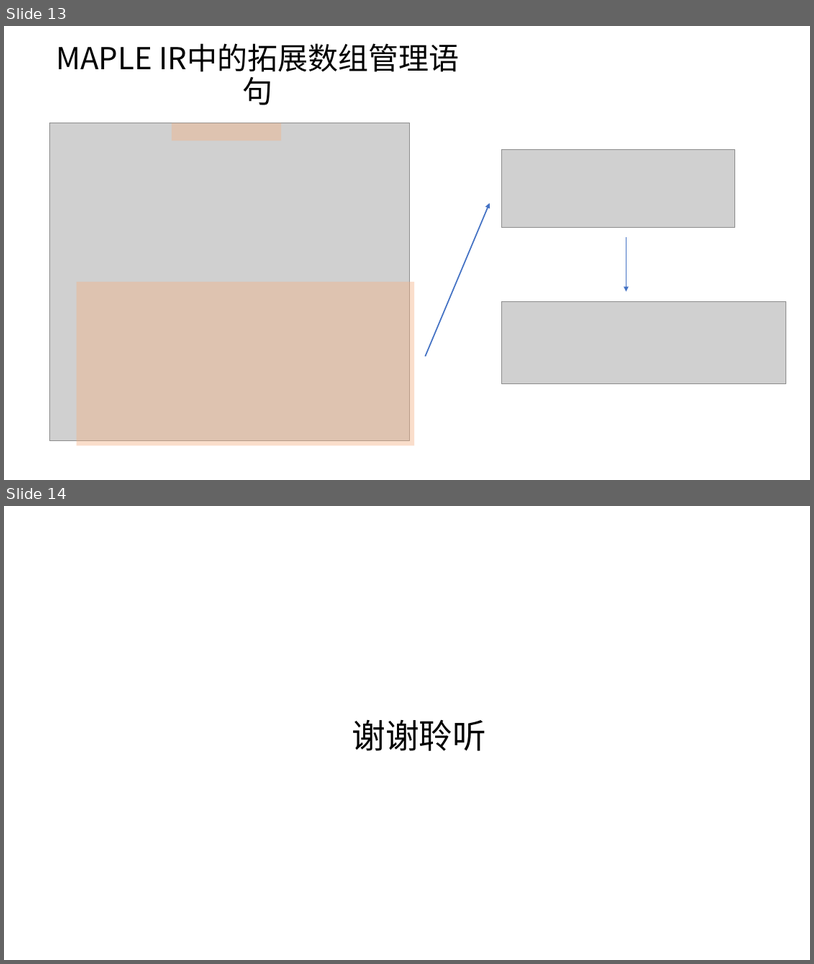
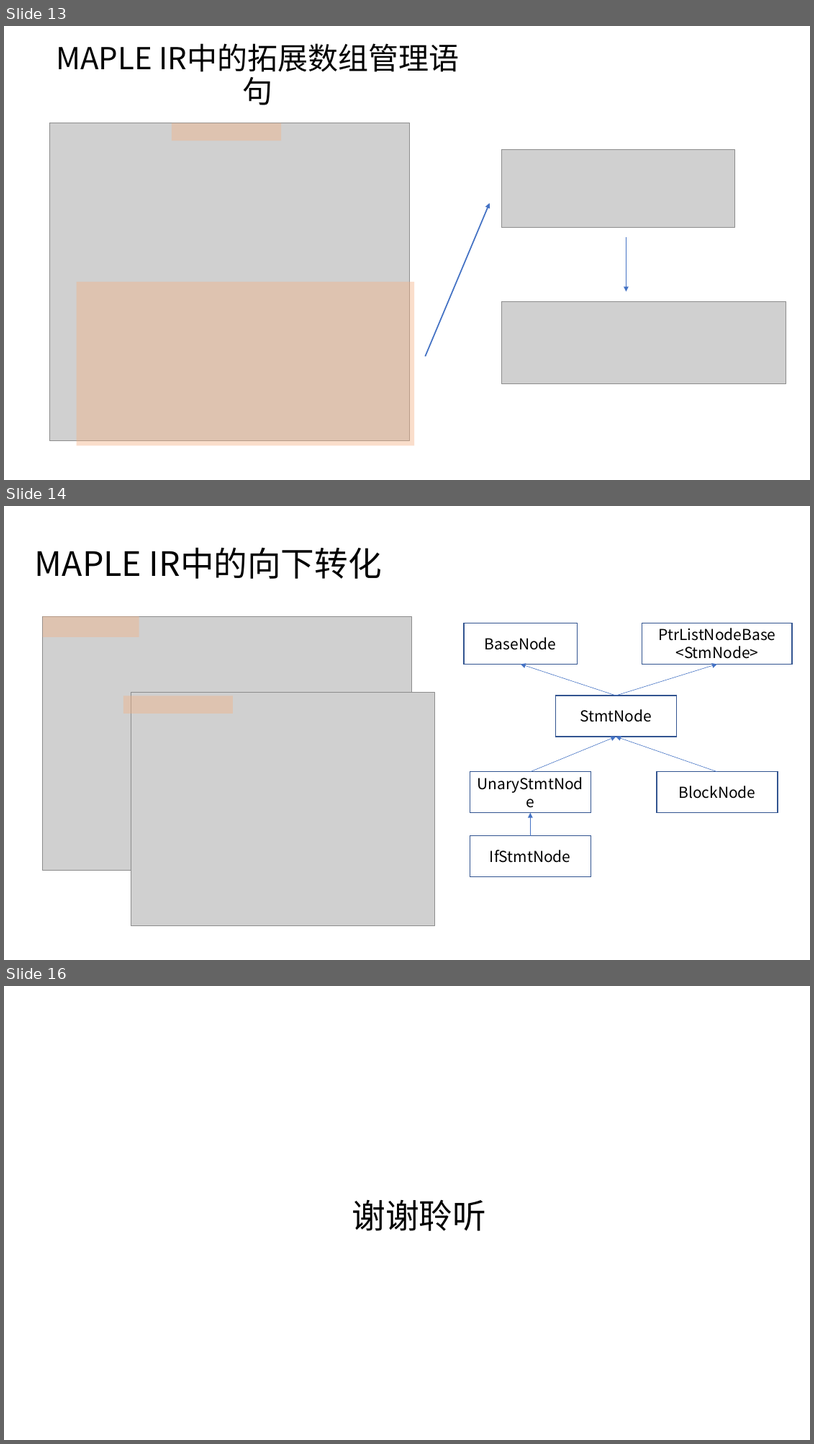
Before and after one commit to bupt-juniorTeam/OpenArkCompiler, a slide deck: 方舟编译器源码分析初稿.pptx. Shown one above the other, each under a label of ours: slides 13 and 14 before the commit, slides 13, 14 and 16 after it; the slides between them are not shown. The pictures are 814x964 and 814x1444 pixels, drawn with LibreOffice and Linux fonts; fonts in the diff are those of the drawing; grey boxes stand for pictures. Boxes give left, top, right and bottom in pixels: in the first picture for what was removed or moved away, otherwise in the second. Text is boxed around its words. In the diff, an @@ line names an element or a change of style, - is before the commit and + after.

Commit message:
增加向下转换部分

```diff
--- a/方舟编译器源码分析初稿.pptx
+++ b/方舟编译器源码分析初稿.pptx
@@ slide 14 added at [4,506,810,960], background #FFFFFF @@
@@ title added at [35,547,382,579], 40 pt, text #000000 @@
+MAPLE IR中的向下转化
@@ picture added at [43,616,412,870] @@
@@ rectangle added at [43,616,139,636], fill #F4B183 at 41% opacity @@
@@ rectangle added at [464,623,578,664], outline #325491 1 pt, 18 pt, text #000000 @@
+BaseNode
@@ rectangle added at [643,623,793,664], outline #325491 1 pt, 18 pt, text #000000 @@
+PtrListNodeBase
+<StmNode>
@@ arrow added from (616, 695) to (521, 664), #4472C4 0.5 pt @@
@@ arrow added from (616, 695) to (718, 664), #4472C4 0.5 pt @@
@@ rectangle added at [124,696,233,713], fill #F4B183 at 41% opacity @@
@@ picture added at [131,692,435,925] @@
@@ rectangle added at [556,695,676,736], outline #325491 1 pt, 18 pt, text #000000 @@
+StmtNode
@@ arrow added from (531, 772) to (616, 736), #4472C4 0.5 pt @@
@@ arrow added from (718, 772) to (616, 736), #4472C4 0.5 pt @@
@@ rectangle added at [471,772,592,813], outline #325491 1 pt, 18 pt, text #000000 @@
+UnaryStmtNode
@@ rectangle added at [657,772,778,813], outline #325491 1 pt, 18 pt, text #000000 @@
+BlockNode
@@ arrow added from (531, 836) to (531, 813), #4472C4 0.5 pt @@
@@ rectangle added at [471,836,592,877], outline #325491 1 pt, 18 pt, text #000000 @@
+IfStmtNode
@@ what was slide 14 is now slide 16 @@
```
Also in this commit, not shown: 1 slide changed, 1 other slide added.
